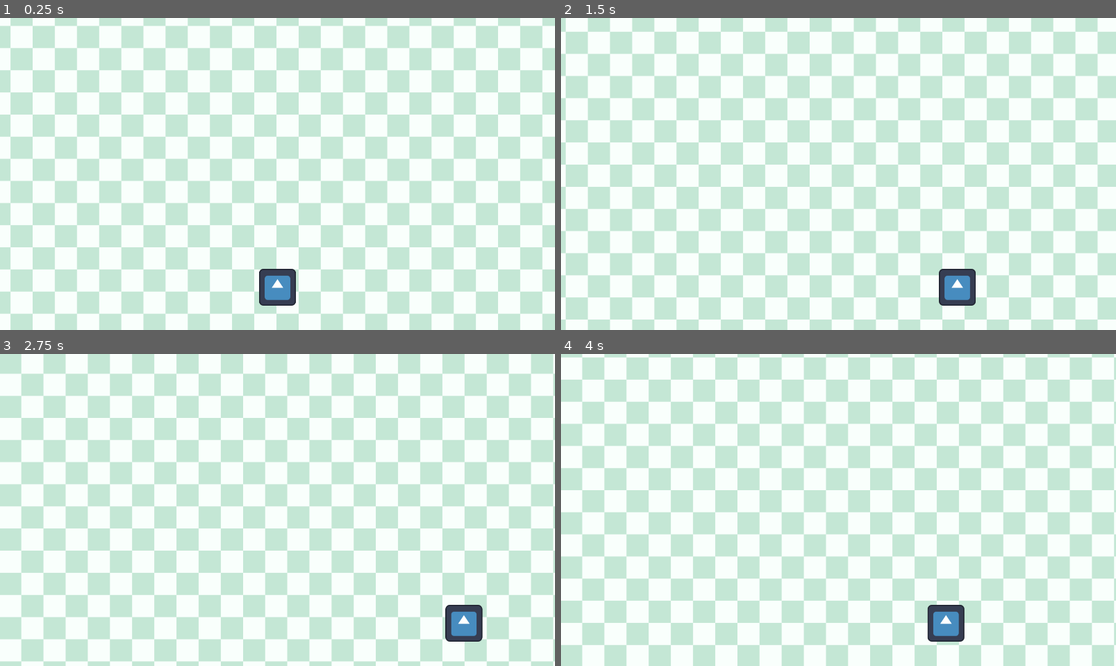
Above: before the commit, frames 1-4 (two rows, left to right).
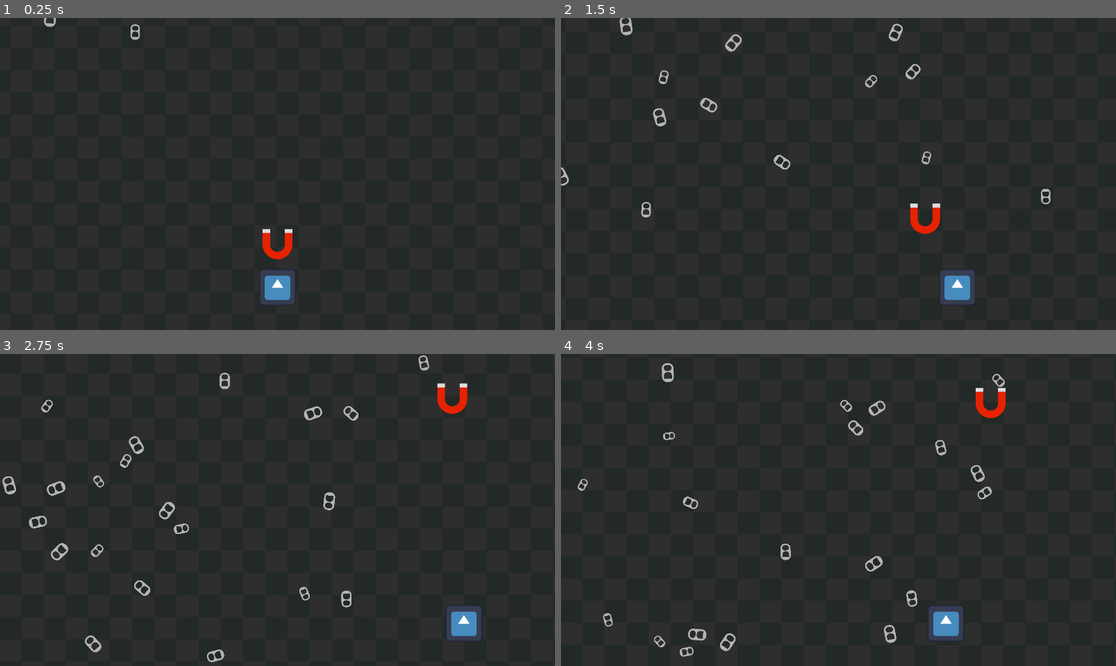
Above: after the commit, the same moments.

Repository: Tacord/ufi-game
Game: Godot game, scene res://scenes/level.tscn
The game is run twice, just before and just after one commit, with the same random seed, the same clock (stepped at 60 frames per second) and the same inputs. The engine's default icon, where the game draws it, is replaced by a stand-in: a white triangle on a blue panel in a dark square.
Inputs:
- Up to frame 1 (0.25 s): no input
- Up to frame 2 (1.5 s): tap Enter at 0.5 s; hold Right (right) 0.53-1.28 s; tap Z (z, bound only after the commit) at 0.6, 1.35 s; hold Down from 1.28 s (still down)
- Up to frame 3 (2.75 s): release Down at 2.03 s; hold Right (right) from 2.03 s (still down); tap Alt at 2.1 s; tap Z (z, bound only after the commit) at 2.3 s
- Up to frame 4 (4 s): release Right (right) at 2.78 s; hold Up 2.78-3.53 s; tap Shift at 2.85 s; tap Z (z, bound only after the commit) at 3.05, 3.6 s; hold Left (left) from 3.53 s (still down)

The runs differ from the first frame. In frame 1, 99% of the frame differs, in the area x 0-100%, y 0-100%; in frame 2, 99%; in frame 3, 99%; in frame 4, 99%.

Commit message:
ring pulls & magnet moving logic

Diff:
--- a/project.godot
+++ b/project.godot
@@ -47,6 +47,11 @@
 "events": [Object(InputEventKey,"resource_local_to_scene":false,"resource_name":"","device":-1,"window_id":0,"alt_press …(195 unchanged characters)…
 ]
 }
+z={
+"deadzone": 0.2,
+"events": [Object(InputEventKey,"resource_local_to_scene":false,"resource_name":"","device":-1,"window_id":0,"alt_pressed":false,"shift_pressed":false,"ctrl_pressed":false,"meta_pressed":false,"pressed":false,"keycode":0,"physical_keycode":90,"key_label":0,"unicode":122,"location":0,"echo":false,"script":null)
+]
+}
 
 [rendering]
 
--- a/scenes/level.tscn
+++ b/scenes/level.tscn
@@ -1,11 +1,14 @@
-[gd_scene load_steps=4 format=3 uid="uid://bovfxbg5t40sd"]
+[gd_scene load_steps=6 format=3 uid="uid://bovfxbg5t40sd"]
 
 [ext_resource type="PackedScene" uid="uid://2ewum80cfidx" path="res://scenes/player.tscn" id="1_2q6dc"]
 [ext_resource type="Script" uid="uid://csb7v5rikyubp" path="res://scripts/level.gd" id="1_w8frs"]
+[ext_resource type="PackedScene" uid="uid://dilp511xr1wd0" path="res://scenes/ringpull.tscn" id="2_ppgk2"]
 [ext_resource type="Texture2D" uid="uid://bjthveg06dawp" path="res://assets/background temp(1).png" id="2_w7c3h"]
+[ext_resource type="PackedScene" uid="uid://gvqwukqhs85t" path="res://scenes/magnet.tscn" id="4_mx8sn"]
 
 [node name="Level" type="Node2D"]
 script = ExtResource("1_w8frs")
+ringpull = ExtResource("2_ppgk2")
 
 [node name="Player" parent="." instance=ExtResource("1_2q6dc")]
 position = Vector2(967, 949)
@@ -16,6 +19,16 @@
 motion_mirroring = Vector2(0, 1225.365)
 
 [node name="Background" type="Sprite2D" parent="ParallaxBackground/ParallaxLayer"]
+modulate = Color(0.18000486, 0.18000486, 0.18000486, 1)
 z_index = -10
 position = Vector2(910, 521)
 texture = ExtResource("2_w7c3h")
+
+[node name="Magnet" parent="." instance=ExtResource("4_mx8sn")]
+position = Vector2(960, 823)
+
+[node name="Ringpull Timer" type="Timer" parent="."]
+wait_time = 0.1
+autostart = true
+
+[connection signal="timeout" from="Ringpull Timer" to="." method="_on_ringpull_timer_timeout"]
--- a/scenes/magnet.tscn
+++ b/scenes/magnet.tscn
@@ -1,3 +1,18 @@
-[gd_scene format=3 uid="uid://gvqwukqhs85t"]
+[gd_scene load_steps=4 format=3 uid="uid://gvqwukqhs85t"]
+
+[ext_resource type="Script" uid="uid://dvsdg6xpo7sal" path="res://scripts/magnet.gd" id="1_oylys"]
+[ext_resource type="Texture2D" uid="uid://corlju0vl8uuj" path="res://assets/magnet.png" id="1_yp8jf"]
+
+[sub_resource type="RectangleShape2D" id="RectangleShape2D_oylys"]
+size = Vector2(56, 58)
 
 [node name="Magnet" type="Area2D"]
+scale = Vector2(1.8, 1.8)
+script = ExtResource("1_oylys")
+
+[node name="CollisionShape2D" type="CollisionShape2D" parent="."]
+shape = SubResource("RectangleShape2D_oylys")
+
+[node name="Sprite2D" type="Sprite2D" parent="."]
+scale = Vector2(0.2, 0.2)
+texture = ExtResource("1_yp8jf")
--- /dev/null
+++ b/scenes/ringpull.tscn
@@ -0,0 +1,19 @@
+[gd_scene load_steps=4 format=3 uid="uid://dilp511xr1wd0"]
+
+[ext_resource type="Script" uid="uid://6nlis477w6bp" path="res://scripts/ringpull.gd" id="1_ffa1m"]
+[ext_resource type="Texture2D" uid="uid://bxawmxt4tckwg" path="res://assets/ringpull.png" id="1_xt71y"]
+
+[sub_resource type="CapsuleShape2D" id="CapsuleShape2D_hmega"]
+radius = 83.0
+height = 264.0
+
+[node name="Ringpull" type="Area2D"]
+scale = Vector2(0.2, 0.2)
+script = ExtResource("1_ffa1m")
+
+[node name="CollisionShape2D" type="CollisionShape2D" parent="."]
+shape = SubResource("CapsuleShape2D_hmega")
+
+[node name="Sprite2D" type="Sprite2D" parent="."]
+modulate = Color(0.7539839, 0.75398386, 0.75398386, 1)
+texture = ExtResource("1_xt71y")
--- a/scripts/level.gd
+++ b/scripts/level.gd
@@ -1,11 +1,23 @@
 extends Node2D
 @onready var background = $ParallaxBackground
+@onready var ringpullTimer = $"Ringpull Timer"
+@export var ringpull : PackedScene
+var rng = RandomNumberGenerator.new()
 
 # Called when the node enters the scene tree for the first time.
 func _ready() -> void:
+	rng.randomize()
 	pass # Replace with function body.
 
 
 # Called every frame. 'delta' is the elapsed time since the previous frame.
 func _process(delta: float) -> void:
 	background.scroll_base_offset.y += 200 * delta
+
+
+func _on_ringpull_timer_timeout() -> void:
+	print("hi")
+	var instance = ringpull.instantiate()
+	instance.global_position.y = 0
+	instance.global_position.x = rng.randf_range(0,1920)
+	add_child(instance)
--- /dev/null
+++ b/scripts/magnet.gd
@@ -0,0 +1,29 @@
+extends Area2D
+var canAttack : bool = true
+var SPEED = 0
+var lerpSpeed : float = 100
+@onready var player = $"../Player"
+
+# Called when the node enters the scene tree for the first time.
+func _ready() -> void:
+	pass # Replace with function body.
+
+
+# Called every frame. 'delta' is the elapsed time since the previous frame.
+func _process(delta: float) -> void:
+	if Input.is_action_just_pressed("z") and canAttack:
+		canAttack = false
+		SPEED = -2700
+	position.y += SPEED * delta
+
+	lerpSpeed = 2000 * 1/(player.position.y - position.y)
+	if position.y < 800:
+		SPEED += 6000 * delta
+	else:
+		canAttack = true
+		SPEED = 0
+		position.y = 800
+
+	var original_y = position.y
+	position = position.lerp(player.position, lerpSpeed * delta)
+	position.y = original_y
--- /dev/null
+++ b/scripts/ringpull.gd
@@ -0,0 +1,19 @@
+extends Area2D
+var rng = RandomNumberGenerator.new()
+var SPEED = 500
+var ROTATIONVAL = 2
+
+# Called when the node enters the scene tree for the first time.
+func _ready() -> void:
+	rng.randomize()
+	SPEED = rng.randf_range(350,600)
+	ROTATIONVAL = rng.randf_range(-3,3)
+	scale.x = rng.randf_range(0.15,0.25)
+	scale.y = scale.x
+
+
+
+# Called every frame. 'delta' is the elapsed time since the previous frame.
+func _process(delta: float) -> void:
+	$Sprite2D.rotation += ROTATIONVAL * delta
+	position.y += SPEED * delta
Binary file added: assets/ringpull.png
Not shown, added: assets/ringpull.png.import
Not shown, added: scripts/magnet.gd.uid
Not shown, added: scripts/ringpull.gd.uid
